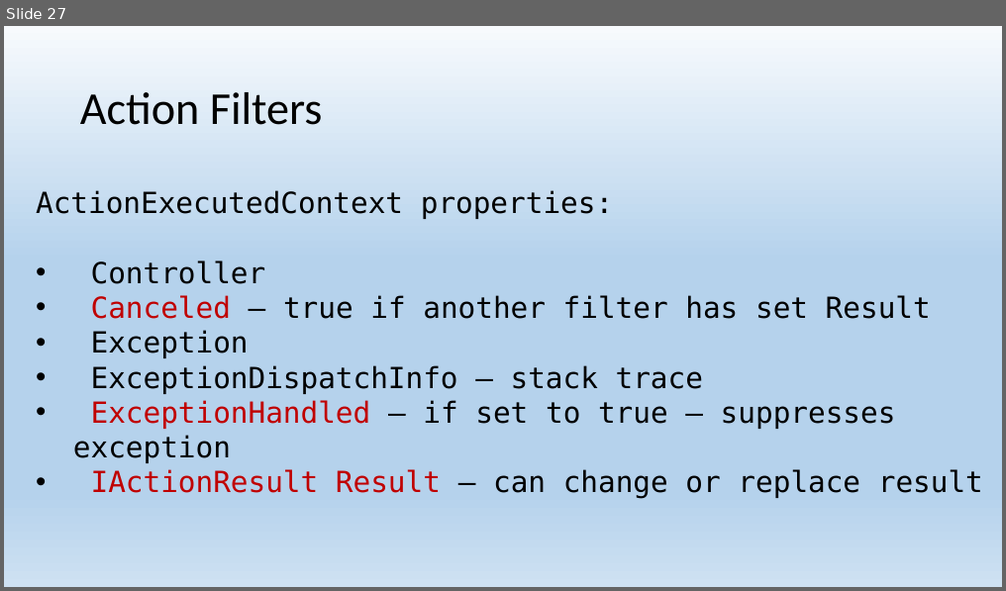
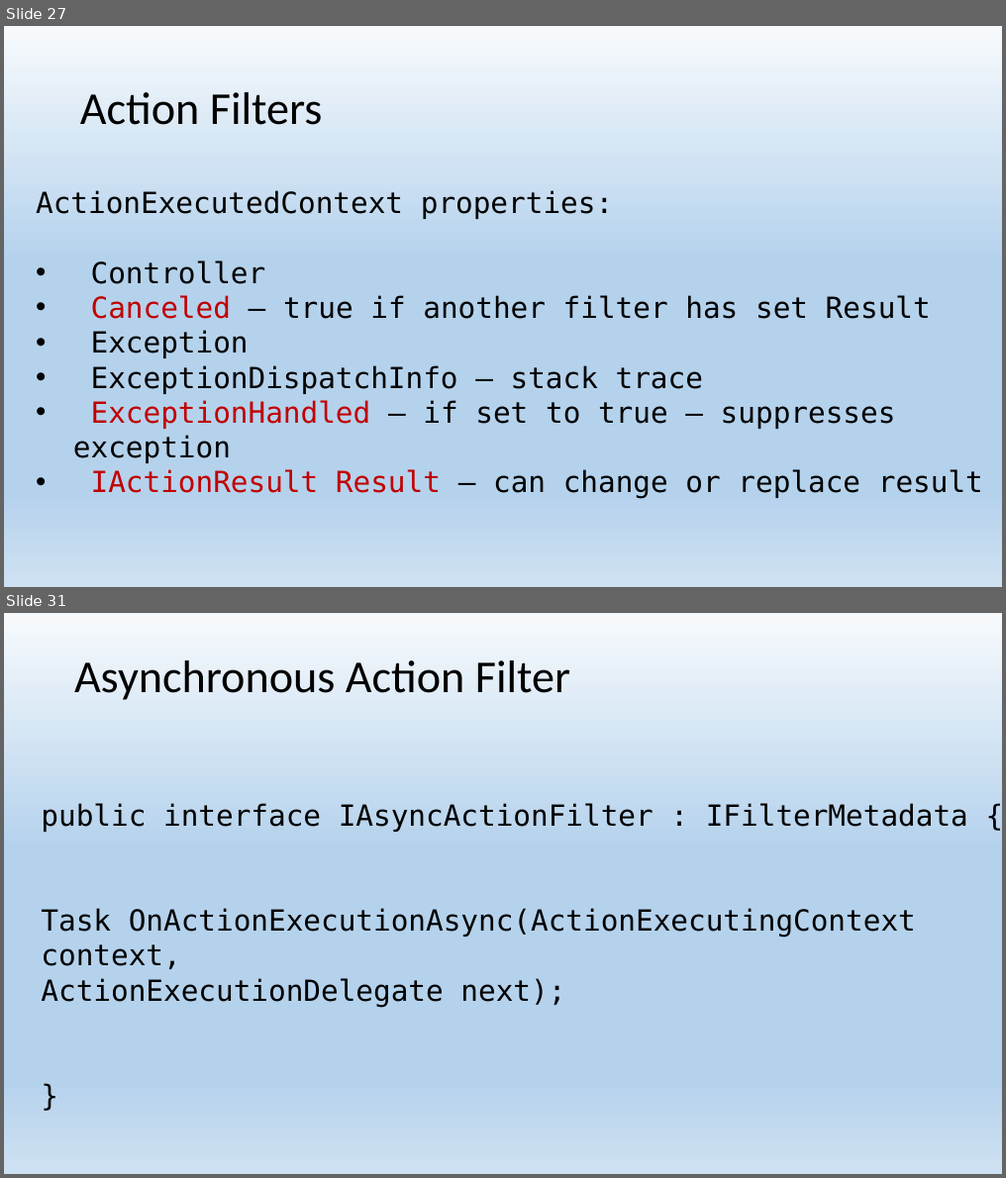
Before and after one commit to EPilyaev/ASPNetCoreMVC, a slide deck: AspNetCoreMVC.pptx. Shown one above the other, each under a label of ours: slide 27 before the commit, slides 27 and 31 after it; the slides between them are not shown. The pictures are 1006x591 and 1006x1178 pixels, drawn with LibreOffice and Linux fonts; fonts in the diff are those of the drawing. Boxes give left, top, right and bottom in pixels: in the first picture for what was removed or moved away, otherwise in the second. Text is boxed around its words. In the diff, an @@ line names an element or a change of style, - is before the commit and + after.

Commit message:
Add Action filters and Async action filters

```diff
--- a/AspNetCoreMVC.pptx
+++ b/AspNetCoreMVC.pptx
@@ slide 31 added at (4,613,1002,1174), background gradient #F7FAFD to #B5D2EC to #CEE1F2 @@
@@ title added at (74,661,570,700), 44 pt, text #000000 @@
+Asynchronous Action Filter
@@ text added at (41,803,968,1007), 28 pt, text #000000 @@
+public interface IAsyncActionFilter : IFilterMetadata {
+Task OnActionExecutionAsync(ActionExecutingContext context,
+ActionExecutionDelegate next);
+}
```
Also in this commit, not shown: 3 slides changed, 6 other slides added, 3 other files.
